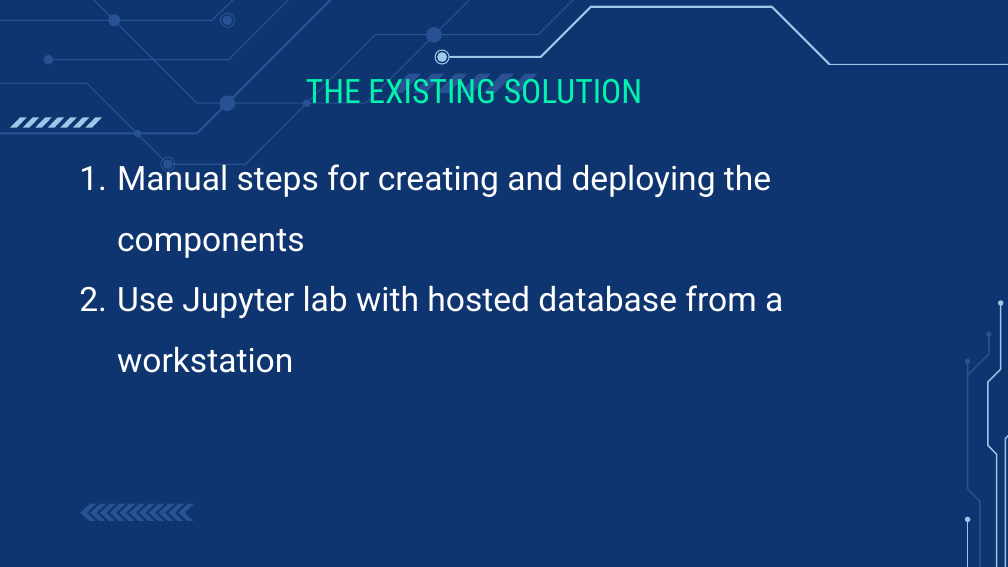
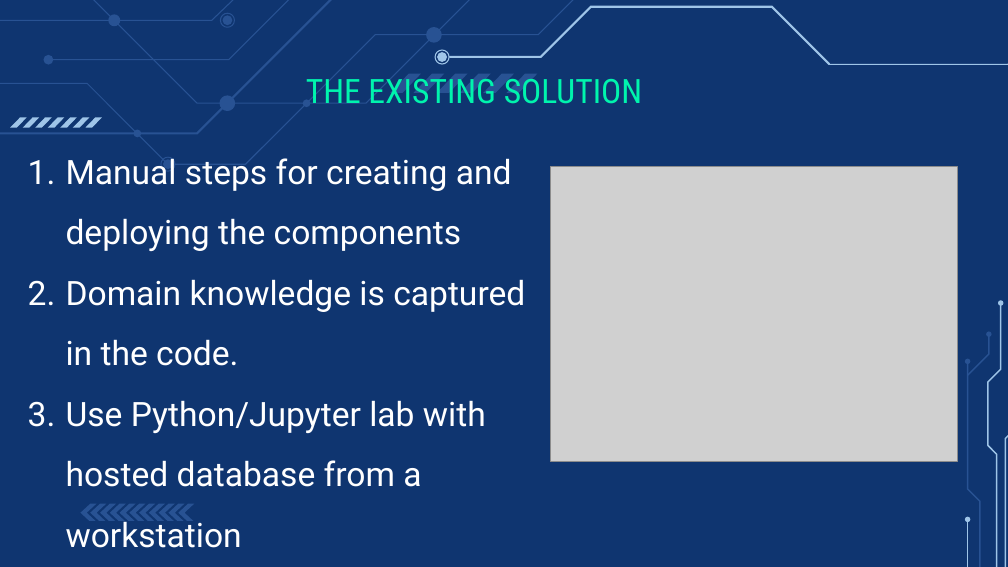
Before and after one commit to ITU-AI-ML-in-5G-Challenge/ITU-ML5G-PS-010-Team-Tech-Rangers, a slide deck: slide 4 of FGAN-I-298-R1.pptx. Drawn at 1008x567 pixels with LibreOffice and Linux fonts; fonts in the diff are those of the drawing; grey boxes stand for pictures. Boxes give left, top, right and bottom in pixels: in the first picture for what was removed or moved away, otherwise in the second. Text is boxed around its words. In the diff, an @@ line names an element or a change of style, - is before the commit and + after.

```diff
--- a/FGAN-I-298-R1.pptx
+++ b/FGAN-I-298-R1.pptx
@@ text "Manual steps for creating and ...": place and size @@
-text "Manual steps for creating and ..." at bbox=[117, 164, 783, 373]
+text "Manual steps for creating and ..." at bbox=[66, 158, 525, 487]
@@ picture added at bbox=[550, 166, 957, 462] @@
@@ text at bbox=[66, 279, 525, 487]: text changed @@
-2. Use Jupyter lab with hosted database from a workstation
+2. Domain knowledge is captured in the code.
+3. Use Python/Jupyter lab with hosted database from a workstation
```
Also in this commit, not shown: 7 other slides changed.
